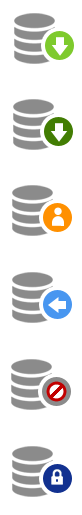
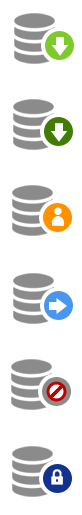
Layered file, before and after one edit (82 x 515). Changes by layer:
added layer "Layer 14" above "remote data access" over [12, 272, 73, 324]
